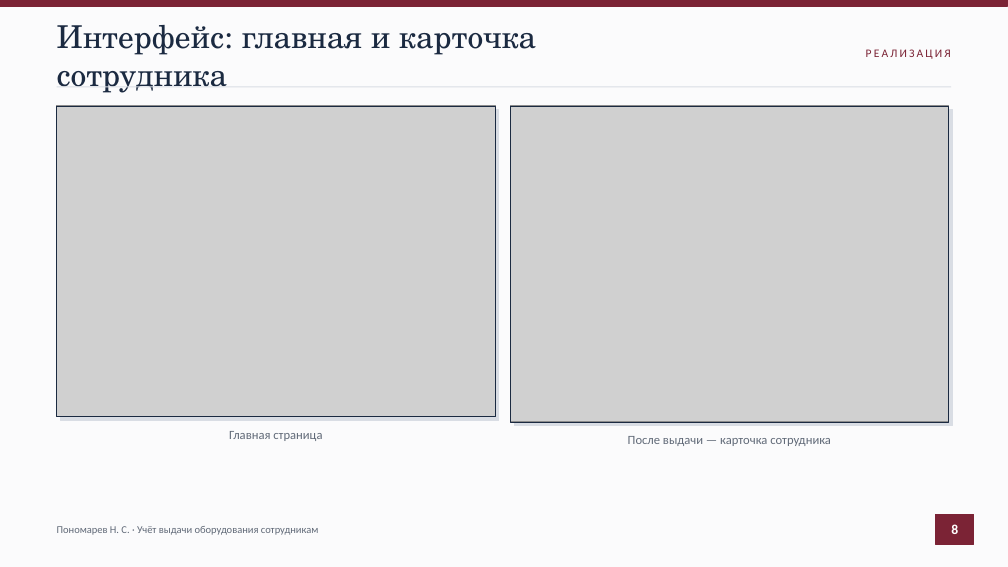
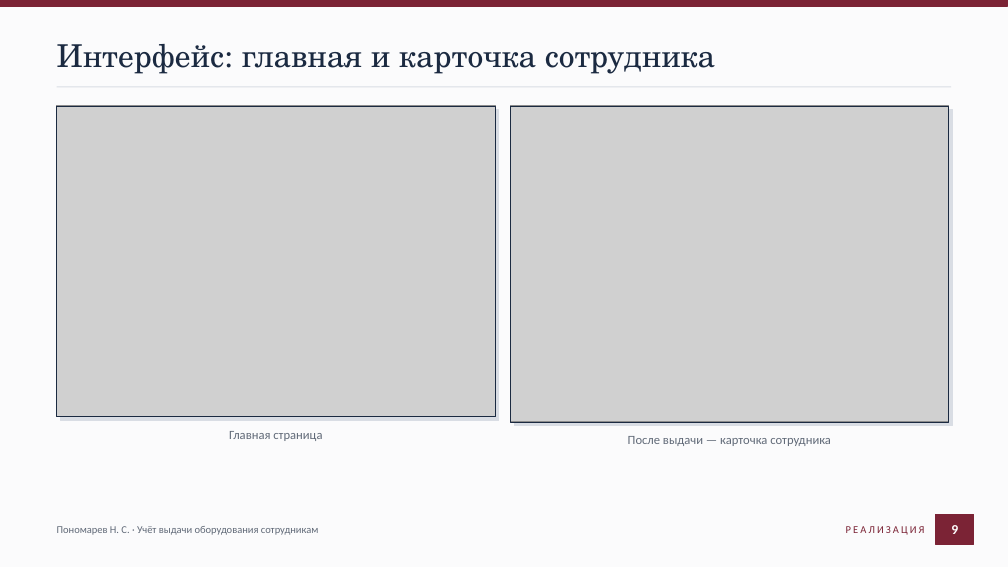
Before and after one commit to Black287234/KP-Nek, a slide deck: slide 9 of docs/Презентация.pptx (slide 8 before the commit). Drawn at 1008x567 pixels with LibreOffice and Linux fonts; fonts in the diff are those of the drawing; grey boxes stand for pictures. Boxes give left, top, right and bottom in pixels: in the first picture for what was removed or moved away, otherwise in the second. Text is boxed around its words. In the diff, an @@ line names an element or a change of style, - is before the commit and + after.

```diff
--- a/docs/Презентация.pptx
+++ b/docs/Презентация.pptx
@@ text "Интерфейс: главная и карточка сотрудника" rewrapped from [57,25,536,93] to [57,44,715,74] @@
@@ text "РЕАЛИЗАЦИЯ": place and size @@
-text "РЕАЛИЗАЦИЯ" at [866,49,951,59]
+text "РЕАЛИЗАЦИЯ" at [846,526,925,535]
@@ text "РЕАЛИЗАЦИЯ" at [846,526,925,535]: size 11 to 10 pt @@
@@ text at [951,525,958,534]: text changed @@
-8
+9
```
Also in this commit, not shown: 10 other slides changed, 2 slides added, 1 slide removed, 15 other files.
